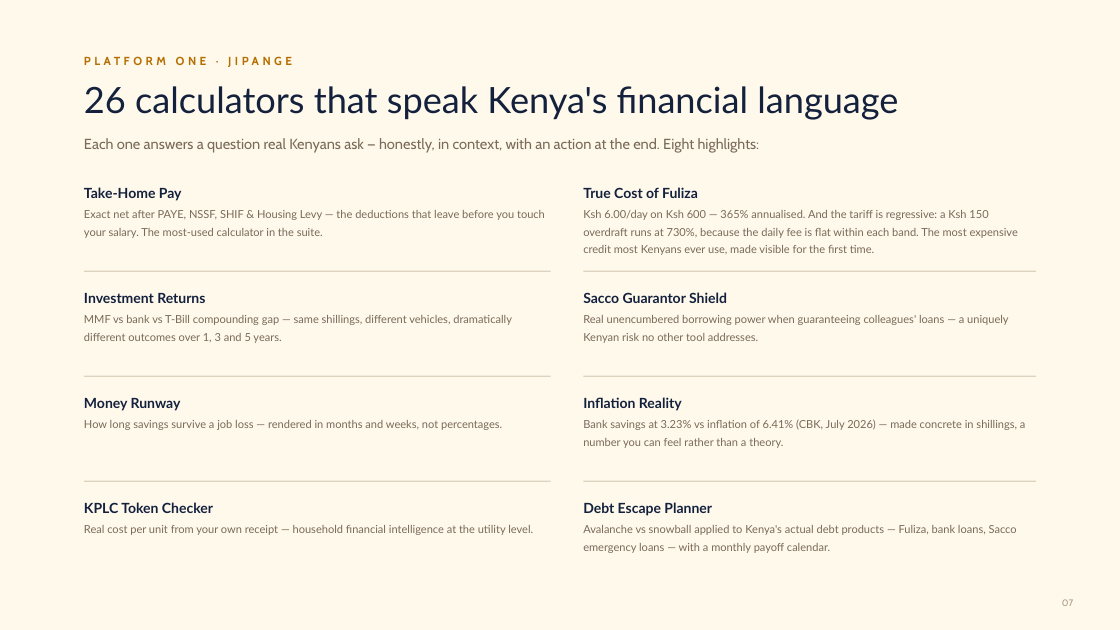
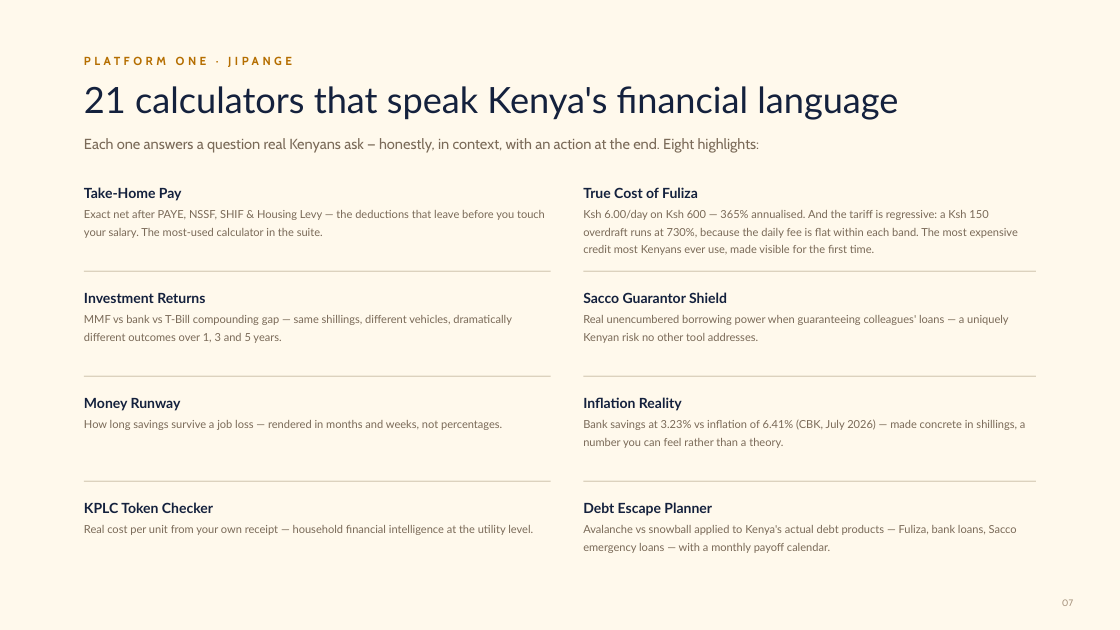
Before and after one commit to PapaDanico/JiPange, a slide deck: slide 7 of web/public/partners/jipange-mwangaza-partnership-deck.pptx. Drawn at 1120x630 pixels with LibreOffice and Linux fonts; fonts in the diff are those of the drawing. Boxes give left, top, right and bottom in pixels: in the first picture for what was removed or moved away, otherwise in the second. Text is boxed around its words. In the diff, an @@ line names an element or a change of style, - is before the commit and + after.

```diff
--- a/web/public/partners/jipange-mwangaza-partnership-deck.pptx
+++ b/web/public/partners/jipange-mwangaza-partnership-deck.pptx
@@ text at [84, 86, 898, 120]: text changed @@
-26 calculators that speak Kenya's financial language
+21 calculators that speak Kenya's financial language
```
Also in this commit, not shown: 5 other slides changed, 33 other files.
